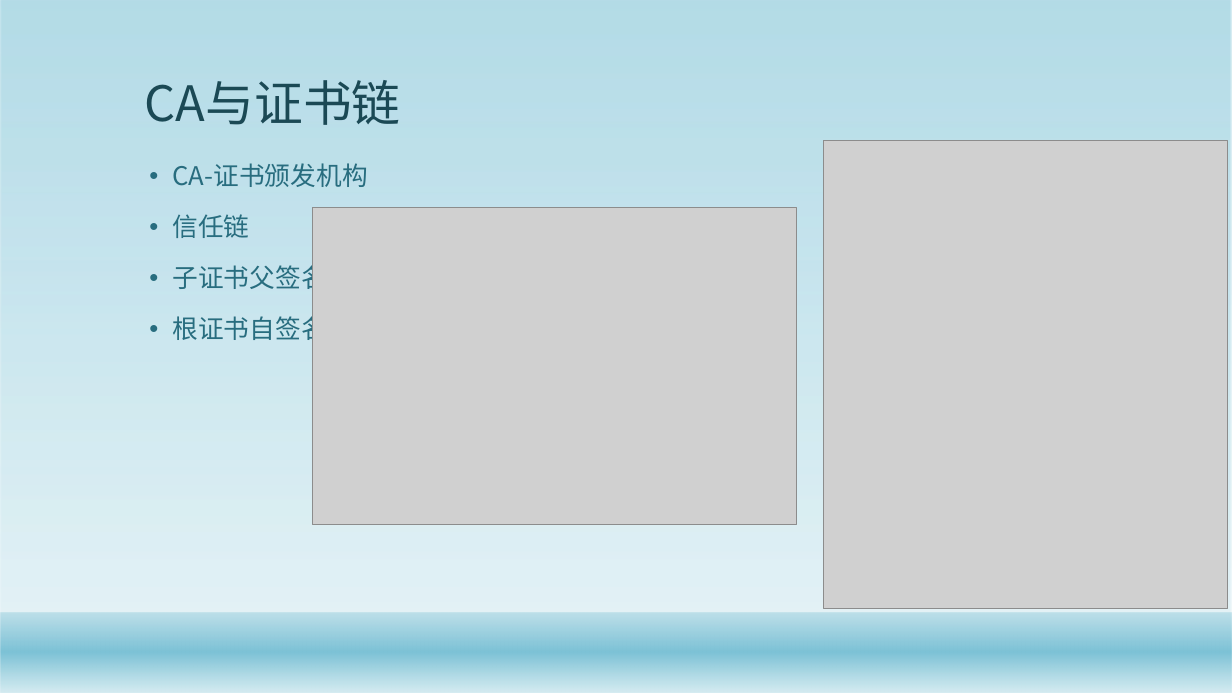
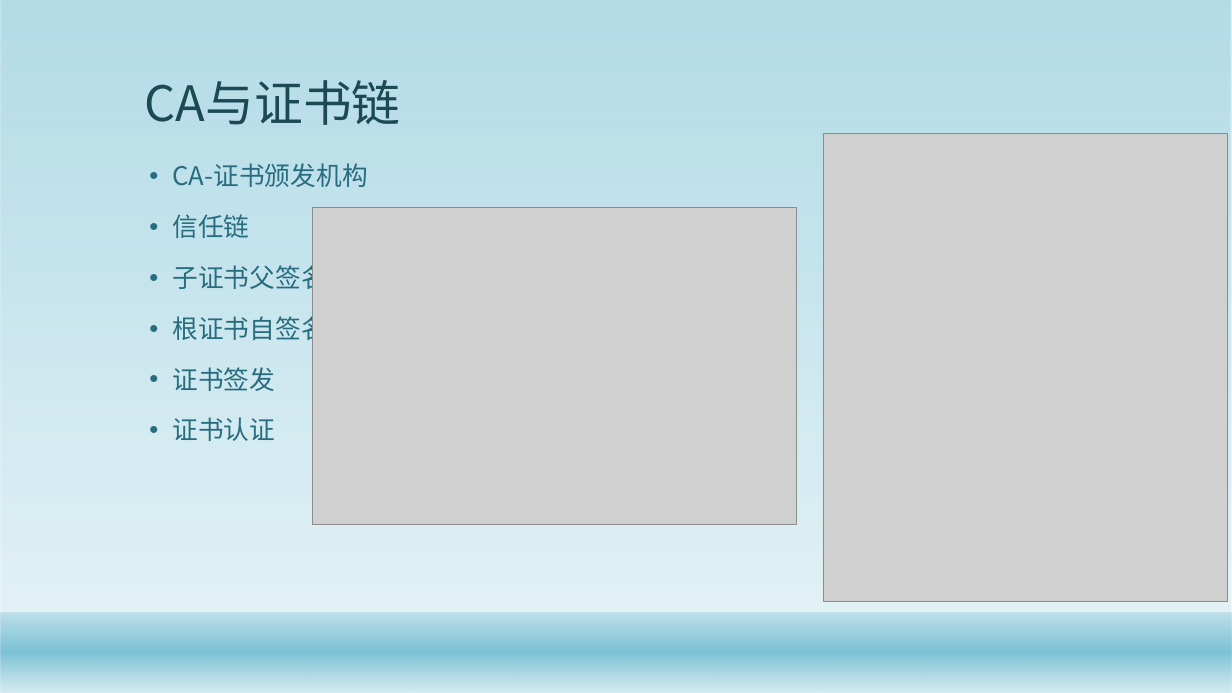
Before and after one commit to gaozhuo/java-security-doc, a slide deck: slide 29 of Java安全架构.pptx. Drawn at 1232x693 pixels with LibreOffice and Linux fonts; fonts in the diff are those of the drawing; grey boxes stand for pictures; background and template pictures are left out. Boxes give left, top, right and bottom in pixels: in the first picture for what was removed or moved away, otherwise in the second. Text is boxed around its words. In the diff, an @@ line names an element or a change of style, - is before the commit and + after.

```diff
--- a/Java安全架构.pptx
+++ b/Java安全架构.pptx
@@ picture: place and size @@
-picture at (824, 140, 1227, 608)
+picture at (824, 134, 1227, 602)
@@ text at (173, 367, 276, 441): paragraphs added @@
+• 证书签发
+• 证书认证
```
Also in this commit, not shown: 6 other slides changed, 2 slides added, 10 slides removed, 2 other files.
